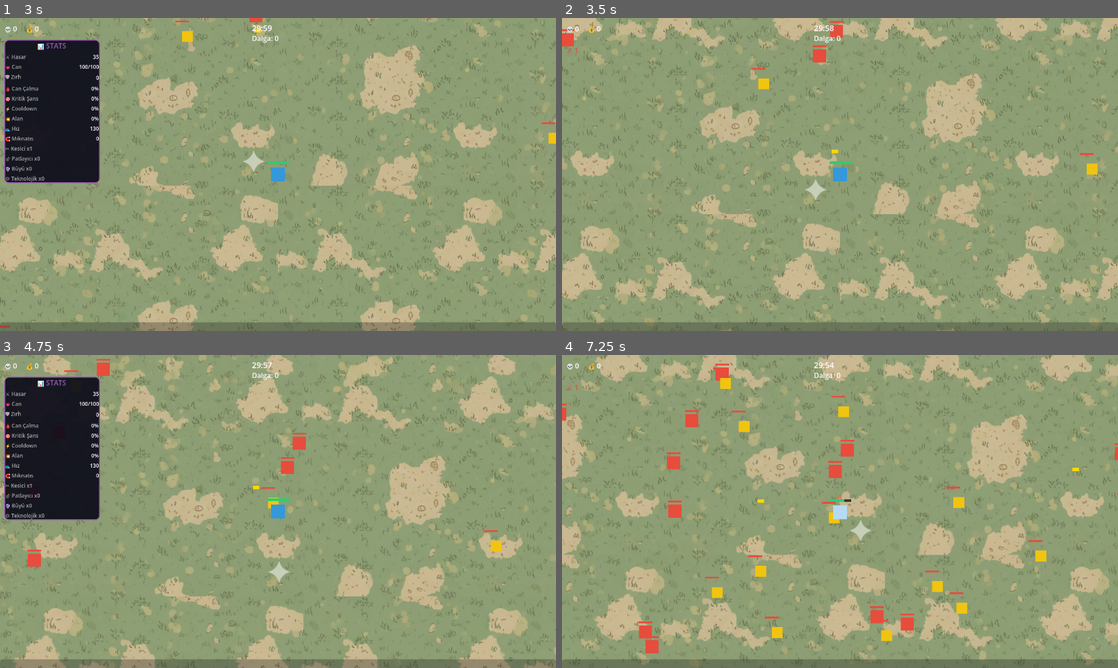
Above: before the commit, frames 1-4 (two rows, left to right).
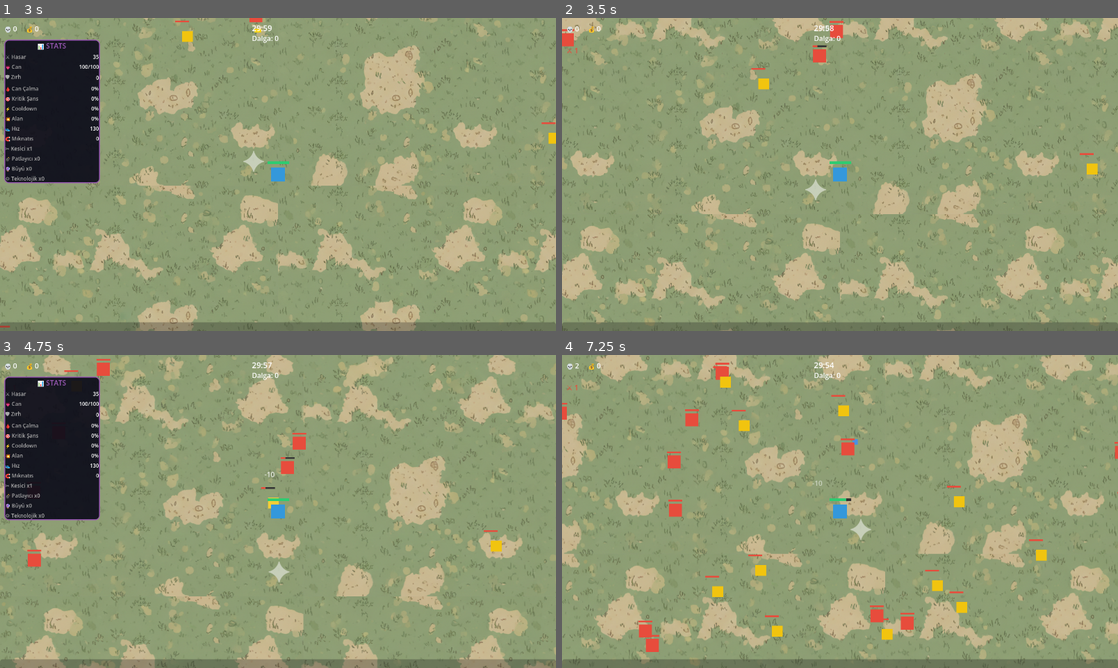
Above: after the commit, the same moments.

Repository: jegy911/survivors-clone
Game: Godot game, scene res://ui/main_menu.tscn
The game is run twice, just before and just after one commit, with the same random seed, the same clock (stepped at 60 frames per second) and the same inputs.
Inputs:
- Up to frame 1 (3 s): click "▶ OYNA" at 0.5 s; click "Seç" at 1.25 s; click "▶ Oyna" at 2 s; tap Enter (ui_accept) at 2.75 s; hold Up (ui_up) from 2.78 s (still down)
- Up to frame 2 (3.5 s): keep holding Up (ui_up); tap Enter (ui_accept) at 3.02 s
- Up to frame 3 (4.75 s): tap Enter (ui_accept) at 3.77 s; release Up (ui_up) at 4.28 s; hold Left (ui_left) from 4.28 s (still down)
- Up to frame 4 (7.25 s): tap Enter (ui_accept) at 5.27, 6.02, 6.77 s; release Left (ui_left) at 5.78 s; hold Down (ui_down) 5.78-6.53 s; hold Right (ui_right) from 6.53 s (still down)

Frame 1 is identical in both runs. In frame 2, less than 0.1% of the frame differs, in the area x 45-50%, y 2-44%; in frame 3, less than 0.1%; in frame 4, 4.8%, in the area x 0-100%, y 0-100%.

Commit message:
Update bullet.gd

Diff:
--- a/projectiles/bullet.gd
+++ b/projectiles/bullet.gd
@@ -20,20 +20,19 @@
 		ObjectPool.return_object(self)
 		return
 
-	var bodies = get_overlapping_bodies()
-	for body in bodies:
-		if body.has_method("take_damage"):
-			if not body.is_in_group("player"):
-				body.take_damage(damage)
+	var areas = get_overlapping_areas()
+	for area in areas:
+		if area.has_method("take_damage"):
+			if not area.is_in_group("player"):
+				area.take_damage(damage)
 				if player:
-					EventBus.on_damage_dealt.emit(player, body, damage)
-				# Bounce kontrolü
+					EventBus.on_damage_dealt.emit(player, area, damage)
 				if player and player.get("bounce_timer") != null and player.bounce_timer > 0:
 					var enemies = get_tree().get_nodes_in_group("enemies")
 					var next = null
 					var best_dist = 999999.0
 					for e in enemies:
-						if e == body:
+						if e == area:
 							continue
 						var d = global_position.distance_to(e.global_position)
 						if d < best_dist:
